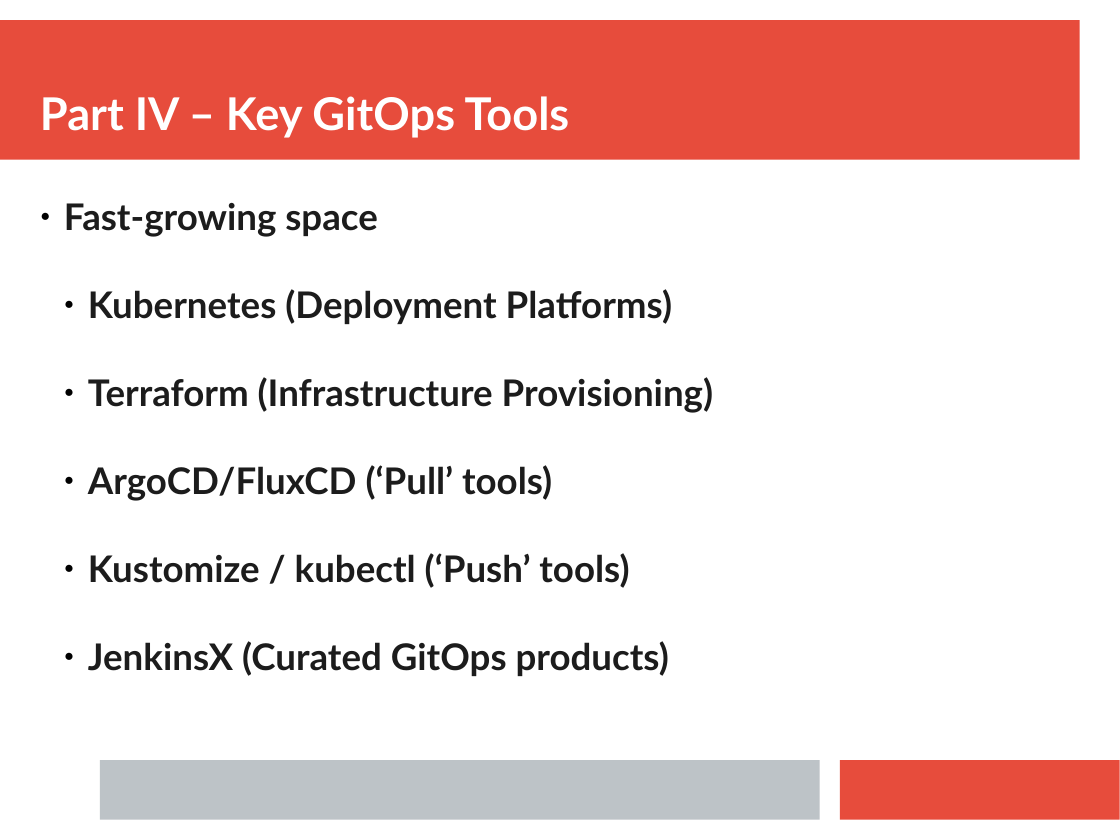
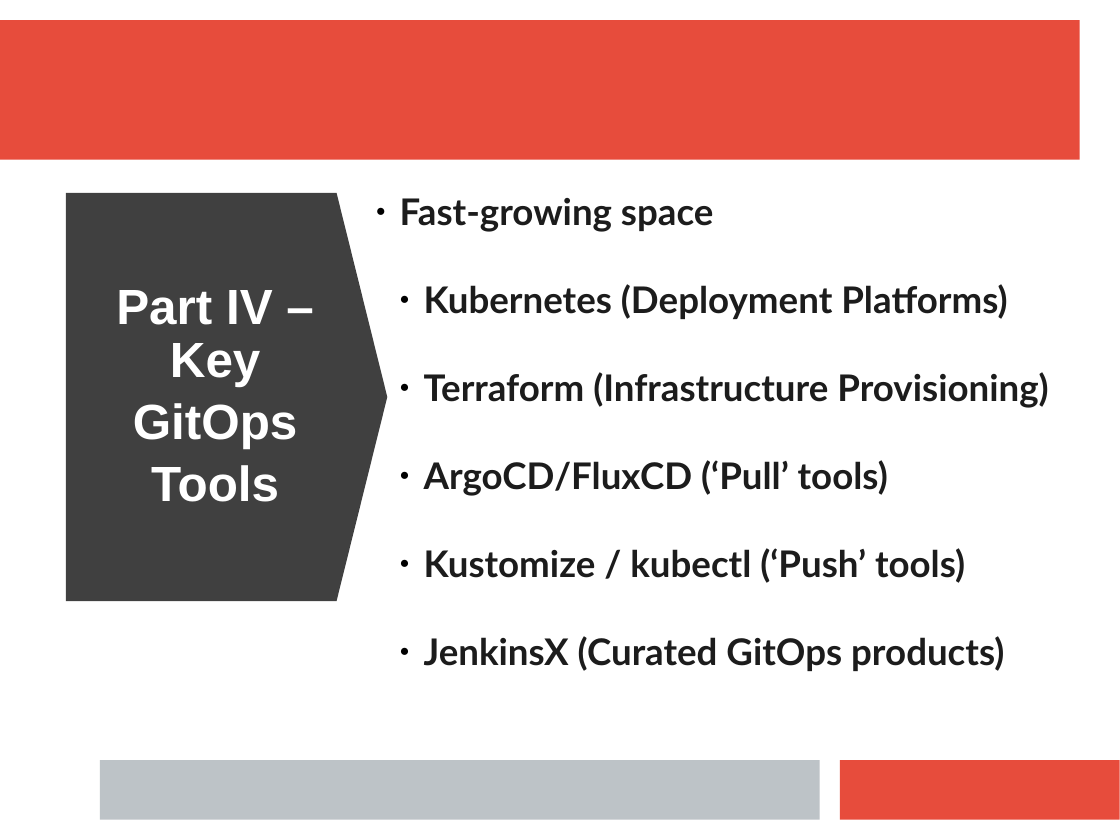
Before and after one commit to ianmiell/gitops-first-steps, a slide deck: slide 23 of slides/gitops_first_steps.pptx. Drawn at 1120x840 pixels with LibreOffice and Linux fonts; fonts in the diff are those of the drawing. Boxes give left, top, right and bottom in pixels: in the first picture for what was removed or moved away, otherwise in the second. Text is boxed around its words. In the diff, an @@ line names an element or a change of style, - is before the commit and + after.

```diff
--- a/slides/gitops_first_steps.pptx
+++ b/slides/gitops_first_steps.pptx
@@ text "Fast-growing space": place and size @@
-text "Fast-growing space" at <box>64,203,713,676</box>
+text "Fast-growing space" at <box>400,198,1048,671</box>
@@ down arrow added at <box>66,192,387,601</box>, fill #404040 @@
@@ text "Part IV – Key" at <box>116,290,298,502</box>: vertical alignment bottom to middle @@
@@ text at <box>116,290,298,502</box>: text changed; size 32 to 35 pt; font Lato to Arial @@
-Part IV – Key GitOps Tools
+Part IV – Key
+GitOps
+Tools
```
Also in this commit, not shown: 7 other slides changed, 1 other file.
